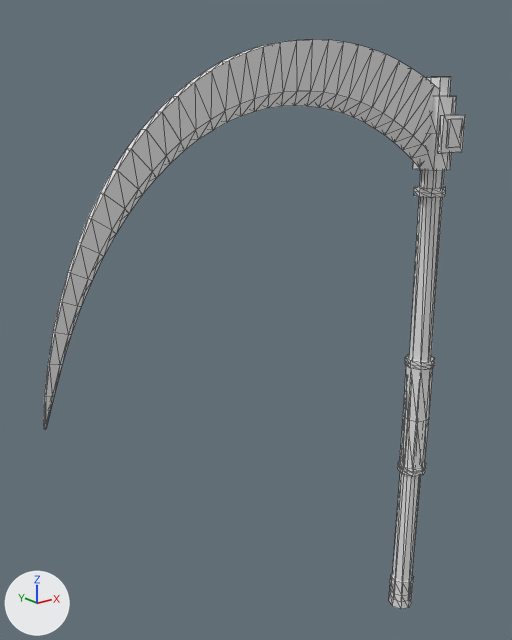
Renders of the OBJ model src/main/resources/assets/slavicmyths/models/item/karachun_scythe.obj from each side of a commit.
Before and after are seen from a 50 mm camera at (-1.61, -2.13, 1.62) aimed at (-0.23, -0.4, 0.93). Every picture has the same lights, and +X, +Y and +Z are marked at lower left. The older version comes first. Mesh edges are drawn as thin lines. Materials are left out; every surface is plain grey. Where no turn or scale is listed for an object, it has been applied to the vertices.

Names of what the first picture shows: 'karachun_scythe'.
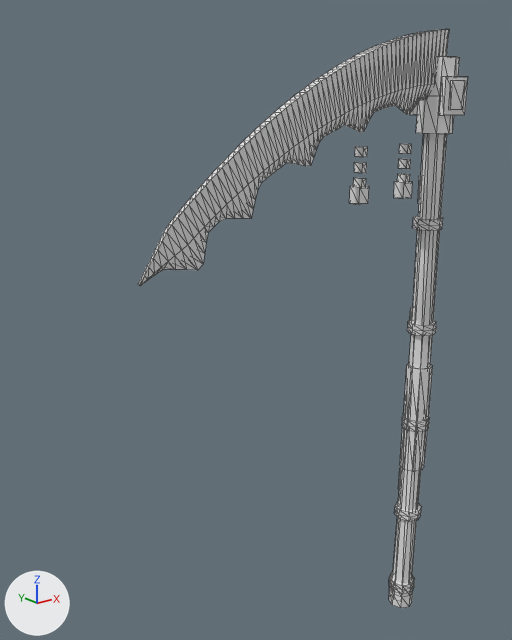
Where the change shows, as pixel boxes (x1, y1, x2, y2) in the pictures (512 x 640 px; the box of a moved part takes in the faces that stretch with it):
'karachun_scythe', reshaped (22% narrower): before (43, 39, 465, 609); after (138, 29, 468, 608)
part 1 of me_karachun_scythe, moved or reshaped: before (389, 572, 413, 609); after (389, 588, 413, 608)
part 2 of me_karachun_scythe, moved or reshaped: before (398, 461, 426, 477); after (389, 572, 415, 594)
part 3 of me_karachun_scythe, moved or reshaped: before (405, 354, 435, 370); after (394, 502, 421, 522)
part 4 of me_karachun_scythe, moved or reshaped: before (414, 186, 446, 198); after (402, 415, 430, 432)
part 5 of me_karachun_scythe, added: after (407, 320, 436, 336)
part 6 of me_karachun_scythe, added: after (412, 216, 443, 231)
part 7 of me_karachun_scythe, added: after (418, 175, 421, 203)
part 8 of me_karachun_scythe, moved or reshaped: before (446, 119, 463, 148); after (449, 80, 465, 110)
part 9 of me_karachun_scythe, added: after (399, 144, 412, 154)
part 10 of me_karachun_scythe, added: after (398, 159, 411, 169)
part 11 of me_karachun_scythe, added: after (398, 173, 410, 182)
part 12 of me_karachun_scythe, added: after (394, 181, 413, 199)
part 13 of me_karachun_scythe, added: after (355, 146, 368, 157)
part 14 of me_karachun_scythe, added: after (354, 162, 367, 173)
part 15 of me_karachun_scythe, added: after (353, 178, 366, 187)
part 16 of me_karachun_scythe, added: after (349, 186, 369, 204)
part 17 of me_karachun_scythe, rebuilt (21% narrower, 34% shorter): before (43, 39, 439, 429); after (138, 29, 449, 286)
part 18 of me_karachun_scythe, moved or reshaped: before (413, 96, 465, 171); after (410, 57, 468, 134)
part 19 of me_karachun_scythe, moved or reshaped: before (400, 416, 413, 469); after (400, 416, 413, 472)

Diff of the bpy script that builds the scene:
```diff
--- a/src/main/resources/assets/slavicmyths/models/item/karachun_scythe.obj.py
+++ b/src/main/resources/assets/slavicmyths/models/item/karachun_scythe.obj.py
@@ me_karachun_scythe @@
 # used by ob_karachun_scythe; location = (0.0, 0.0, 0.0)
-me_karachun_scythe.from_pydata(...)  # 365 vertices, 682 faces; spans x -1.0..0.56, y -0.58..-0.42, z -0.47..1.78
+me_karachun_scythe.from_pydata(...)  # 685 vertices, 1266 faces; spans x -0.71..0.56, y -0.58..-0.42, z -0.46..1.84
+# me_karachun_scythe part 1: the loose piece of 24 vertices spanning x 0.44..0.54, y -0.55..-0.45, z -0.47..-0.34 is scaled about its middle by (1.03, 1.03, 0.857)
+# me_karachun_scythe part 2: the loose piece of 24 vertices spanning x 0.45..0.56, y -0.56..-0.44, z 0.17..0.2 is moved by (-0.01, 0.0, -0.55)
+# me_karachun_scythe part 3: the loose piece of 24 vertices spanning x 0.45..0.56, y -0.56..-0.44, z 0.63..0.66 is moved by (-0.01, 0.0, -0.66)
+# me_karachun_scythe part 4: the loose piece of 24 vertices spanning x 0.44..0.55, y -0.56..-0.44, z 1.28..1.31 is moved by (0.02, 0.0, -0.91)
+# me_karachun_scythe part 5: the loose piece of 24 vertices spanning x 0.45..0.56, y -0.56..-0.44, z 0.63..0.66 is copied, and the copy is moved by (0.0, 0.0, 0.14); it spans x 0.45..0.56, y -0.55..-0.45, z 0.76..0.8
+# me_karachun_scythe part 6: the loose piece of 24 vertices spanning x 0.44..0.55, y -0.56..-0.44, z 1.28..1.31 is copied, and the copy is moved by (0.0, 0.0, -0.11); it spans x 0.44..0.55, y -0.55..-0.45, z 1.16..1.2
+# me_karachun_scythe part 7: a new loose piece, a box spanning x 0.4888..0.5125, y -0.4594..-0.4512, z 1.25..1.35
+# me_karachun_scythe part 8: the loose piece of 8 vertices spanning x 0.47..0.53, y -0.58, z 1.46..1.55 is moved by (0.0, 0.0, 0.12)
+# me_karachun_scythe part 9: a new loose piece, a box spanning x 0.334..0.353, y -0.519..-0.481, z 1.438..1.469
+# me_karachun_scythe part 10: a new loose piece, a box spanning x 0.334..0.353, y -0.519..-0.481, z 1.388..1.419
+# me_karachun_scythe part 11: a new loose piece, a box spanning x 0.334..0.353, y -0.519..-0.481, z 1.337..1.369
+# me_karachun_scythe part 12: a new loose piece, a box spanning x 0.322..0.366, y -0.522..-0.478, z 1.288..1.344
+# me_karachun_scythe part 13: a new loose piece, a box spanning x 0.116..0.134, y -0.519..-0.481, z 1.438..1.469
+# me_karachun_scythe part 14: a new loose piece, a box spanning x 0.116..0.134, y -0.519..-0.481, z 1.388..1.419
+# me_karachun_scythe part 15: a new loose piece, a box spanning x 0.116..0.134, y -0.519..-0.481, z 1.337..1.369
+# me_karachun_scythe part 16: a new loose piece, a box spanning x 0.103..0.147, y -0.522..-0.478, z 1.288..1.344
+# me_karachun_scythe part 17: the loose piece of 165 vertices spanning x -1.0..0.56, y -0.53..-0.47, z 0.81..1.78 is rebuilt with 325 vertices and now spans x -0.71..0.51, y -0.53..-0.47, z 1.14..1.84
+# me_karachun_scythe part 18: 2 vertices moved within x 0.44..0.56, y -0.56, z 1.56; 22 vertices removed from x 0.43..0.56, y -0.58..-0.43, z 1.38..1.62; 22 vertices added at x 0.44..0.56, y -0.57..-0.43, z 1.5..1.75
+# me_karachun_scythe part 19: 2 vertices removed from x 0.45..0.56, y -0.5, z 0.19; 2 vertices added at x 0.46..0.55, y -0.5, z 0.19
+# other edits to the shape of me_karachun_scythe do not show in these pictures
```
